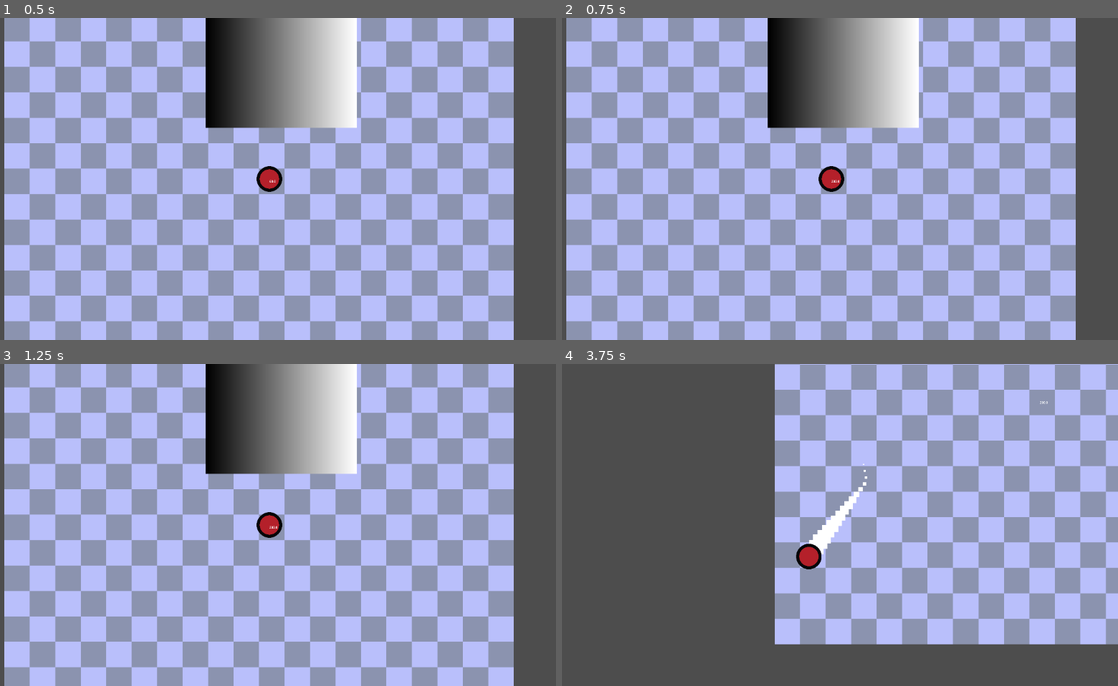
Above: before the commit, frames 1-4 (two rows, left to right).
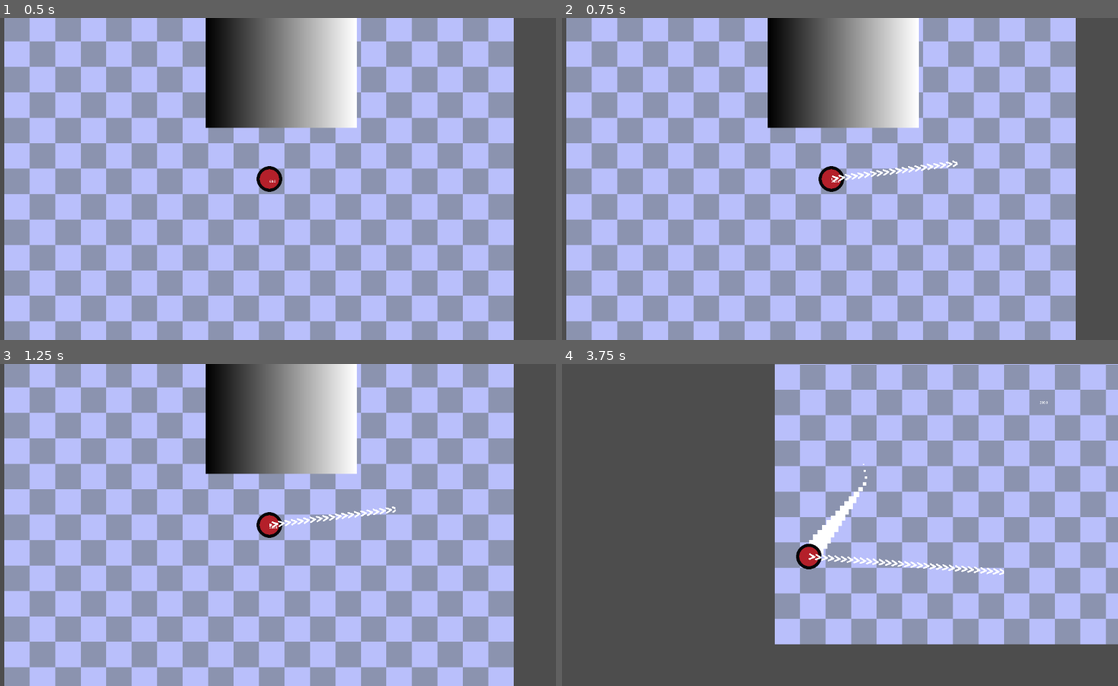
Above: after the commit, the same moments.

Repository: Iviv122/speed-demon
Game: Godot game, scene res://scenes/test.tscn
The game is run twice, just before and just after one commit, with the same random seed, the same clock (stepped at 60 frames per second) and the same inputs.
Inputs (mouse positions are in pixels of both pictures, inside the frame that each line leads up to):
- Up to frame 1 (0.5 s): no input
- Up to frame 2 (0.75 s): tap Enter at 0.5 s; move the mouse to (956, 162) at 0.52 s; press the mouse at (956, 162) at 0.53 s; hold Right from 0.53 s (still down)
- Up to frame 3 (1.25 s): keep holding Right
- Up to frame 4 (3.75 s): move the mouse to (717, 541) at 1.27 s; release Right at 1.28 s; release the mouse at (717, 541) at 1.28 s; hold Down 1.28-2.03 s; click (717, 541) at 1.35 s; move the mouse to (890, 454) at 2.02 s; press the mouse at (890, 454) at 2.03 s; hold Right 2.03-2.78 s; tap Alt at 2.1 s; move the mouse to (801, 589) at 2.77 s; release the mouse at (801, 589) at 2.78 s; hold Up 2.78-3.53 s; tap Shift at 2.85 s; click (801, 589) at 3.05 s; move the mouse to (1001, 573) at 3.52 s; press the mouse at (1001, 573) at 3.53 s; hold Left from 3.53 s (still down)

Frame 1 is identical in both runs. In frame 2, 0.2% of the frame differs, in the area x 48-72%, y 44-51%; in frame 3, 0.2%; in frame 4, 0.4%, in the area x 44-80%, y 58-66%.

Commit message:
visual clue

Diff:
--- /dev/null
+++ b/assets/player.tscn
@@ -0,0 +1,41 @@
+[gd_scene format=3 uid="uid://ca3sm2qpox730"]
+
+[ext_resource type="Script" uid="uid://c722fksxqbexu" path="res://objects/player/player_movement.gd" id="1_insbl"]
+[ext_resource type="PackedScene" uid="uid://dicbos1j4vw7u" path="res://assets/trail.tscn" id="2_rug40"]
+[ext_resource type="Texture2D" uid="uid://c50uacpqly58m" path="res://raw_assets/sprites/character.png" id="3_mxi64"]
+[ext_resource type="Script" uid="uid://di133u80lqh3" path="res://objects/player/line_support.gd" id="5_mxi64"]
+[ext_resource type="Texture2D" uid="uid://bd7gash8wxtyo" path="res://raw_assets/sprites/arrow.png" id="5_nsdob"]
+[ext_resource type="Shader" uid="uid://da3yqgdmhuxu1" path="res://shaders/textureshift.gdshader" id="5_yceh7"]
+
+[sub_resource type="CircleShape2D" id="CircleShape2D_bl13t"]
+radius = 63.0
+
+[sub_resource type="ShaderMaterial" id="ShaderMaterial_uovkd"]
+shader = ExtResource("5_yceh7")
+shader_parameter/x_speed = -15.0
+shader_parameter/y_speed = 0.0
+
+[node name="Player" type="CharacterBody2D" unique_id=660741308]
+script = ExtResource("1_insbl")
+speed = 1000.0
+metadata/_custom_type_script = "uid://c722fksxqbexu"
+
+[node name="Trail" parent="." unique_id=379838340 instance=ExtResource("2_rug40")]
+
+[node name="Sprite2D" type="Sprite2D" parent="." unique_id=398371795]
+texture = ExtResource("3_mxi64")
+
+[node name="CollisionShape2D" type="CollisionShape2D" parent="." unique_id=955774077]
+shape = SubResource("CircleShape2D_bl13t")
+
+[node name="Line2D" type="Line2D" parent="." unique_id=453872024 node_paths=PackedStringArray("player")]
+texture_filter = 1
+texture_repeat = 2
+material = SubResource("ShaderMaterial_uovkd")
+points = PackedVector2Array(0, 0, 0, 0)
+width = 32.0
+texture = ExtResource("5_nsdob")
+texture_mode = 1
+script = ExtResource("5_mxi64")
+player = NodePath("..")
+metadata/_custom_type_script = "uid://di133u80lqh3"
--- /dev/null
+++ b/objects/player/line_support.gd
@@ -0,0 +1,26 @@
+extends Line2D
+class_name LineClue
+
+@export var player : CharacterMovement
+
+var pressed: bool = false
+
+func _ready():
+	player.start.connect(start)
+	player.ended.connect(ended)
+
+
+func start() -> void:
+	pressed = true
+
+func ended() -> void:
+	pressed = false
+
+
+func _process(_delta):
+	if pressed:
+		points[0] = to_local(player.global_position)
+		points[1] = get_local_mouse_position()
+	else:
+		points[0] = Vector2.ZERO
+		points[1] = Vector2.ZERO
--- a/objects/player/player_movement.gd
+++ b/objects/player/player_movement.gd
@@ -4,13 +4,14 @@
 @export var speed : float = 450
 @export var player_radius : float = 63
 
+
 signal died()
+
+signal start()
+signal ended()
 
 var direction : Vector2 = Vector2(0,0)
 var pressed : bool = false
-
-
-var line : Line2D
 
 func _ready():
 	Engine.time_scale = 1
@@ -18,27 +19,28 @@
 func _input(event):
 
 	if event.is_action_pressed('m1') && !pressed:
-		start_slowmo()
 		pressed = true
+		turn_on()
 
 	if event.is_action_released("m1") && pressed:
 		redirect()
+		turn_off()
 		pressed = false
-		end_slowmo()
 
 
 func redirect() -> void:
 	direction = (get_global_mouse_position() - global_position).normalized()
 
-func start_slowmo() -> void:
+func die() -> void:
+	died.emit()
+
+func turn_on() -> void:
+	start.emit()
 	Engine.time_scale = 0.3
 
-func end_slowmo() -> void:
+func turn_off() -> void:
+	ended.emit()
 	Engine.time_scale = 1
-
-func die() -> void:
-	end_slowmo()
-	died.emit()
 
 func is_collide() -> void:
 	var space_state = get_world_2d().direct_space_state
@@ -79,6 +81,8 @@
 	if direction == Vector2.ZERO:
 		return
 
+
+
 	is_collide()
 	velocity = direction*speed
 	move_and_slide()
--- a/objects/player/slowmo_meter.gd
+++ /dev/null
@@ -1,2 +0,0 @@
-extends ProgressBar
-class_name SlowmoMeter
--- a/scenes/test.tscn
+++ b/scenes/test.tscn
@@ -1,14 +1,9 @@
 [gd_scene format=3 uid="uid://dw4snnhawdl8e"]
 
-[ext_resource type="Texture2D" uid="uid://c50uacpqly58m" path="res://raw_assets/sprites/character.png" id="1_errlg"]
+[ext_resource type="PackedScene" uid="uid://ca3sm2qpox730" path="res://assets/player.tscn" id="2_74lek"]
 [ext_resource type="Texture2D" uid="uid://b4il8cwkkmdf6" path="res://raw_assets/sprites/tilefloor.png" id="2_bl13t"]
-[ext_resource type="Script" uid="uid://c722fksxqbexu" path="res://objects/player/player_movement.gd" id="2_iyx0m"]
 [ext_resource type="Script" uid="uid://b0cu5aqopu7qr" path="res://objects/ui/fpscounter.gd" id="4_74lek"]
 [ext_resource type="Script" uid="uid://wkuhl2e5xc" path="res://objects/camera/cam_follow.gd" id="4_j5jx5"]
-[ext_resource type="PackedScene" uid="uid://dicbos1j4vw7u" path="res://assets/trail.tscn" id="4_lpvoh"]
-
-[sub_resource type="CircleShape2D" id="CircleShape2D_bl13t"]
-radius = 63.0
 
 [sub_resource type="RectangleShape2D" id="RectangleShape2D_j5jx5"]
 size = Vector2(760, 612)
@@ -27,18 +22,7 @@
 region_enabled = true
 region_rect = Rect2(0, 0, 2560, 2560)
 
-[node name="Player" type="CharacterBody2D" parent="." unique_id=1535173521]
-script = ExtResource("2_iyx0m")
-speed = 1000.0
-metadata/_custom_type_script = "uid://c722fksxqbexu"
-
-[node name="Trail" parent="Player" unique_id=379838340 instance=ExtResource("4_lpvoh")]
-
-[node name="Sprite2D" type="Sprite2D" parent="Player" unique_id=1958564198]
-texture = ExtResource("1_errlg")
-
-[node name="CollisionShape2D" type="CollisionShape2D" parent="Player" unique_id=1955734930]
-shape = SubResource("CircleShape2D_bl13t")
+[node name="Player" parent="." unique_id=660741308 instance=ExtResource("2_74lek")]
 
 [node name="Camera2D" type="Camera2D" parent="." unique_id=1639635233 node_paths=PackedStringArray("target")]
 zoom = Vector2(0.4, 0.4)
--- /dev/null
+++ b/shaders/textureshift.gdshader
@@ -0,0 +1,8 @@
+shader_type canvas_item;
+
+uniform float x_speed;
+uniform float y_speed;
+
+void fragment() {
+	COLOR = texture(TEXTURE, UV+vec2(TIME*x_speed,TIME*y_speed));
+}
Not shown, added: objects/player/line_support.gd.uid
Not shown, removed: objects/player/slowmo_meter.gd.uid
Binary file added: raw_assets/sprites/arrow.png
Not shown, added: raw_assets/sprites/arrow.png.import
Not shown, added: shaders/textureshift.gdshader.uid
